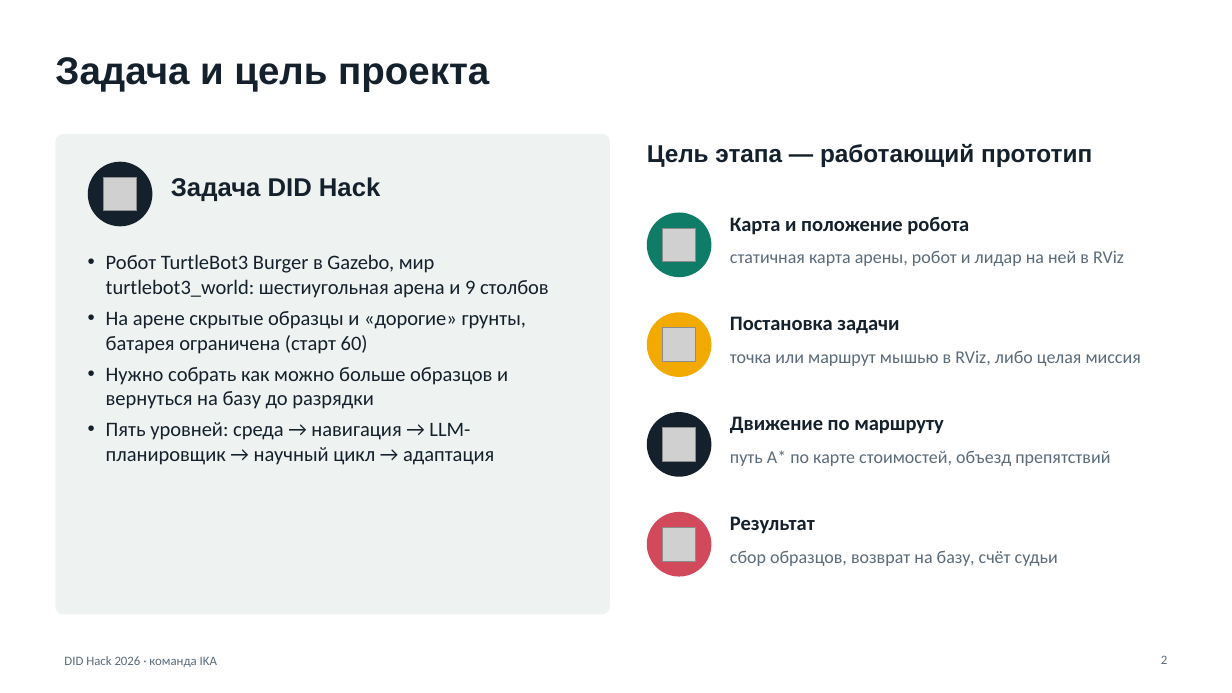
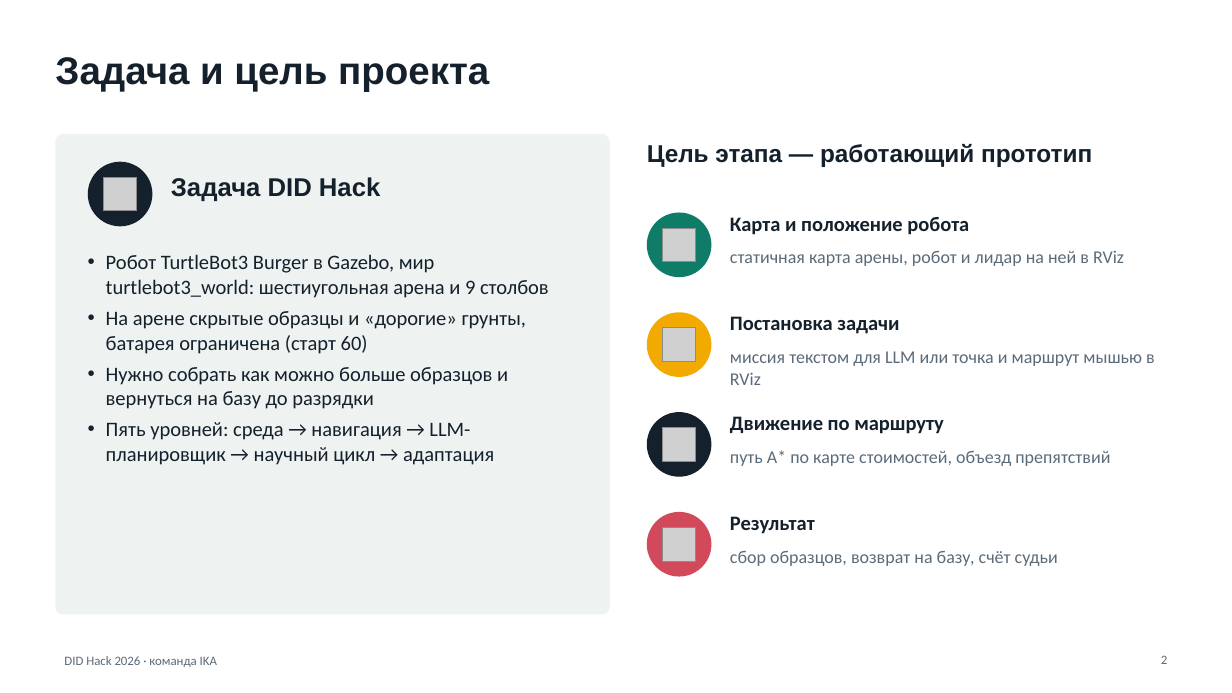
Before and after one commit to TwoToTango123/innopolis-agent-turtle, a slide deck: slide 2 of docs/DID_Hack_IKA_Защита_прототипа.pptx. Drawn at 1232x693 pixels with LibreOffice and Linux fonts; fonts in the diff are those of the drawing; grey boxes stand for pictures. Boxes give left, top, right and bottom in pixels: in the first picture for what was removed or moved away, otherwise in the second. Text is boxed around its words. In the diff, an @@ line names an element or a change of style, - is before the commit and + after.

```diff
--- a/docs/DID_Hack_IKA_Защита_прототипа.pptx
+++ b/docs/DID_Hack_IKA_Защита_прототипа.pptx
@@ text at box(730, 351, 1155, 385): text changed @@
-точка или маршрут мышью в RViz, либо целая миссия
+миссия текстом для LLM или точка и маршрут мышью в RViz
```
Also in this commit, not shown: 8 other slides changed, 2 slides added.
